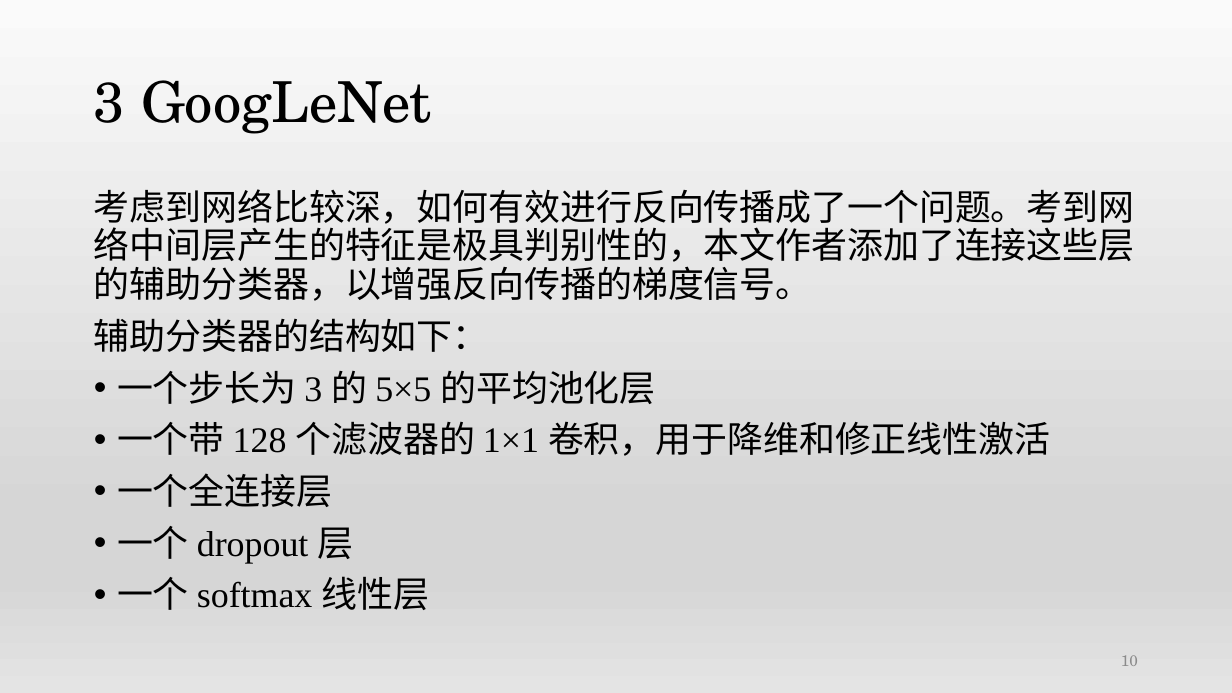
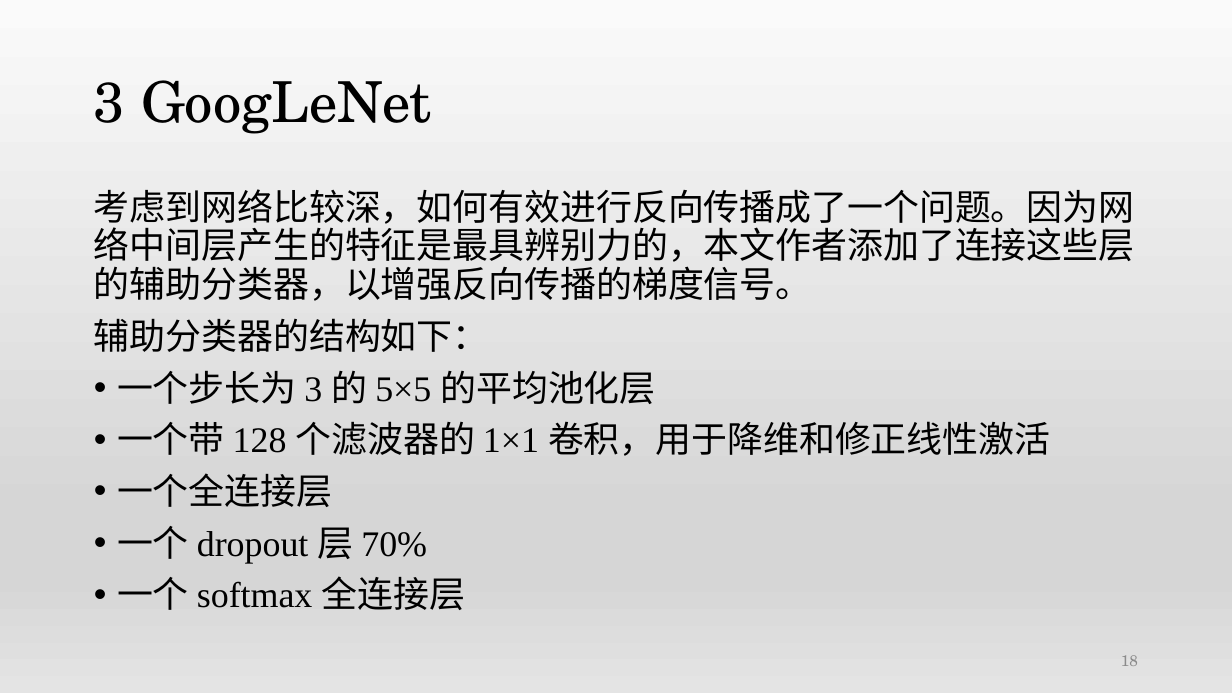
Before and after one commit to qianlinyi/hhu-medical-image-group, a slide deck: slide 18 of CNN PPT&笔记/2015-Going deeper with convolutions-Szegedy.pptx (slide 10 before the commit). Drawn at 1232x693 pixels with LibreOffice and Linux fonts; fonts in the diff are those of the drawing. Boxes give left, top, right and bottom in pixels: in the first picture for what was removed or moved away, otherwise in the second. Text is boxed around its words. In the diff, an @@ line names an element or a change of style, - is before the commit and + after.

Commit message:
20230105 钱霖奕 添加了googlenet和vgg的论文与笔记

```diff
--- a/CNN PPT&笔记/2015-Going deeper with convolutions-Szegedy.pptx
+++ b/CNN PPT&笔记/2015-Going deeper with convolutions-Szegedy.pptx
@@ text at (x1=94, y1=189, x2=1135, y2=301): text changed @@
-考虑到网络比较深，如何有效进行反向传播成了一个问题。考到网络中间层产生的特征是极具判别性的，本文作者添加了连接这些层的辅助分类器，以增强反向传播的梯度信号。
+考虑到网络比较深，如何有效进行反向传播成了一个问题。因为网络中间层产生的特征是最具辨别力的，本文作者添加了连接这些层的辅助分类器，以增强反向传播的梯度信号。
@@ text at (x1=117, y1=526, x2=465, y2=610): text changed @@
-• 一个 dropout 层
-• 一个 softmax 线性层
+• 一个 dropout 层 70%
+• 一个 softmax 全连接层
@@ page number at (x1=1121, y1=655, x2=1138, y2=666): text changed @@
-10
+18
```
Also in this commit, not shown: 4 other slides changed, 9 slides added, 4 other files.
